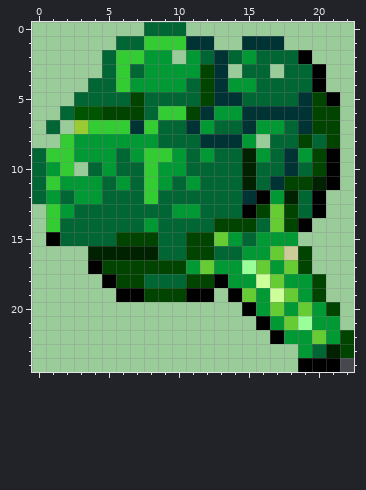
Edited in one commit: pixel-art sprite (HW9/broccoli.png). The picture above was drawn from the file before the commit.
The file is 23x25 pixels.
After the commit:
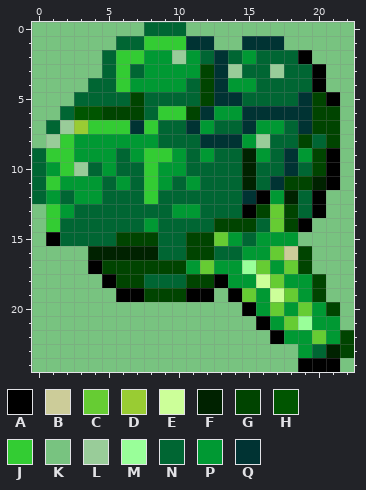
Palette (. is transparent): A #000000  B #cccc99  C #66cc33  D #99cc33  E #ccff99  F #002200  G #004400  H #005500  J #33cc33  K #78c380  L #99cc99  M #99ff99  N #006633  P #009933  Q #003333
Change:
The edit adds colour K in row 24 at x 22.
Colour L gives way to colour K in row 0 at x 0 to 7 and 11 to 22; in row 1 at x 0 to 5, 13 to 14 and 18 to 22; in row 2 at x 0 to 4 and 20 to 22; in row 3 at x 0 to 4 and 21 to 22; in row 4 at x 0 to 3 and 21 to 22; in row 5 at x 0 to 2 and 22.
Colour L gives way to colour K in row 6 at x 0 to 1 and 22; in rows 7 to 8 at x 0 and 22; in rows 9 to 11 at x 22; in row 12 at x 21 to 22; in row 13 at x 0 and 21 to 22; in row 14 at x 0 and 20 to 22.
Colour L gives way to colour K in row 15 at x 0 and 19 to 22; in rows 16 to 17 at x 0 to 3 and 20 to 22; in row 18 at x 0 to 4 and 21 to 22; in row 19 at x 0 to 5, 13 and 21 to 22; in row 20 at x 0 to 14 and 22; in row 21 at x 0 to 15 and 22.
Colour L gives way to colour K in row 22 at x 0 to 16; in rows 23 to 24 at x 0 to 18.
Changed places in both pictures, as pixel boxes (x1, y1, x2, y2):
changed: (32, 22, 354, 372)
